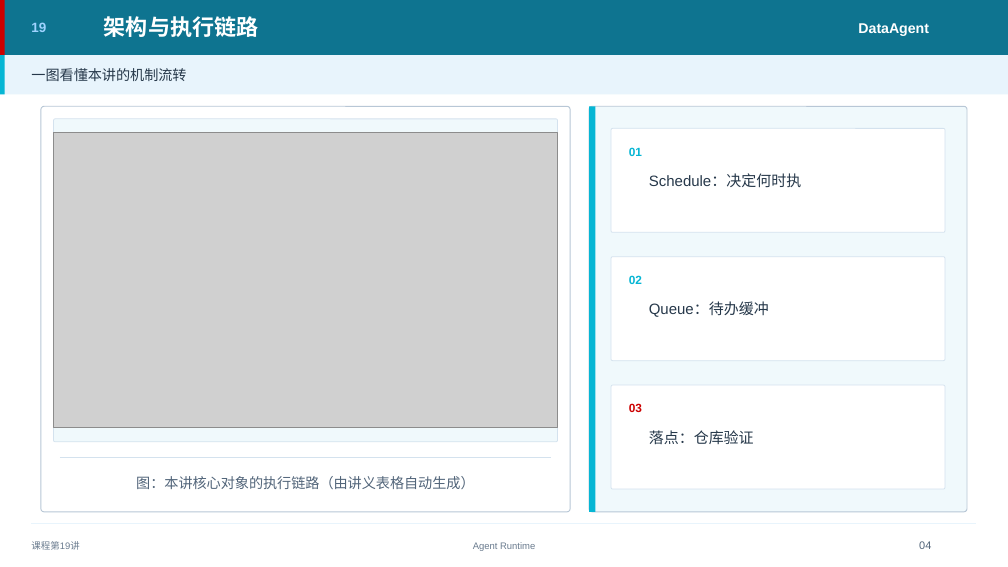
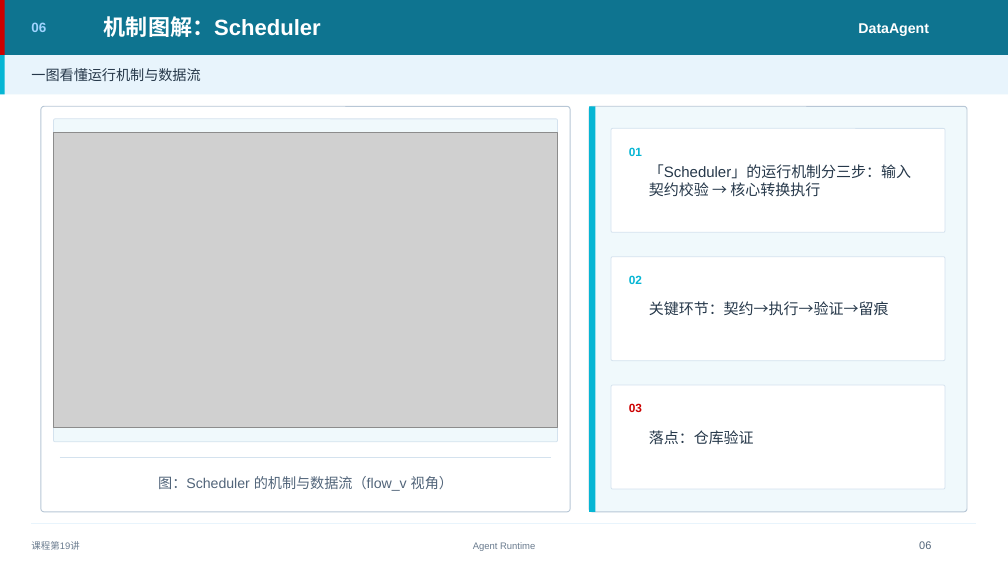
Before and after one commit to tianqiongenze/enterprise-ai-agent-architecture, a slide deck: slide 6 of chapters/pptx/part05/第19讲-从单进程到分布式 Runtime·让长任务可.pptx (slide 4 before the commit). Drawn at 1008x567 pixels with LibreOffice and Linux fonts; fonts in the diff are those of the drawing; grey boxes stand for pictures. Boxes give left, top, right and bottom in pixels: in the first picture for what was removed or moved away, otherwise in the second. Text is boxed around its words. In the diff, an @@ line names an element or a change of style, - is before the commit and + after.

```diff
--- a/chapters/pptx/part05/第19讲-从单进程到分布式 Runtime·让长任务可.pptx
+++ b/chapters/pptx/part05/第19讲-从单进程到分布式 Runtime·让长任务可.pptx
@@ text at (31,23,46,32): text changed @@
-19
+06
@@ text at (104,16,321,37): text changed @@
-架构与执行链路
+机制图解：Scheduler
@@ text at (31,68,200,81): text changed @@
-一图看懂本讲的机制流转
+一图看懂运行机制与数据流
@@ text at (649,164,911,197): text changed @@
-Schedule：决定何时执
+「Scheduler」的运行机制分三步：输入契约校验 → 核心转换执行
@@ text at (649,301,889,316): text changed @@
-Queue：待办缓冲
+关键环节：契约→执行→验证→留痕
@@ text at (158,476,453,491): text changed @@
-图：本讲核心对象的执行链路（由讲义表格自动生成）
+图：Scheduler 的机制与数据流（flow_v 视角）
@@ text at (919,541,931,549): text changed @@
-04
+06
```
Also in this commit, not shown: 3 other slides changed, 68 slides added, 3 slides removed, 44 other files.
